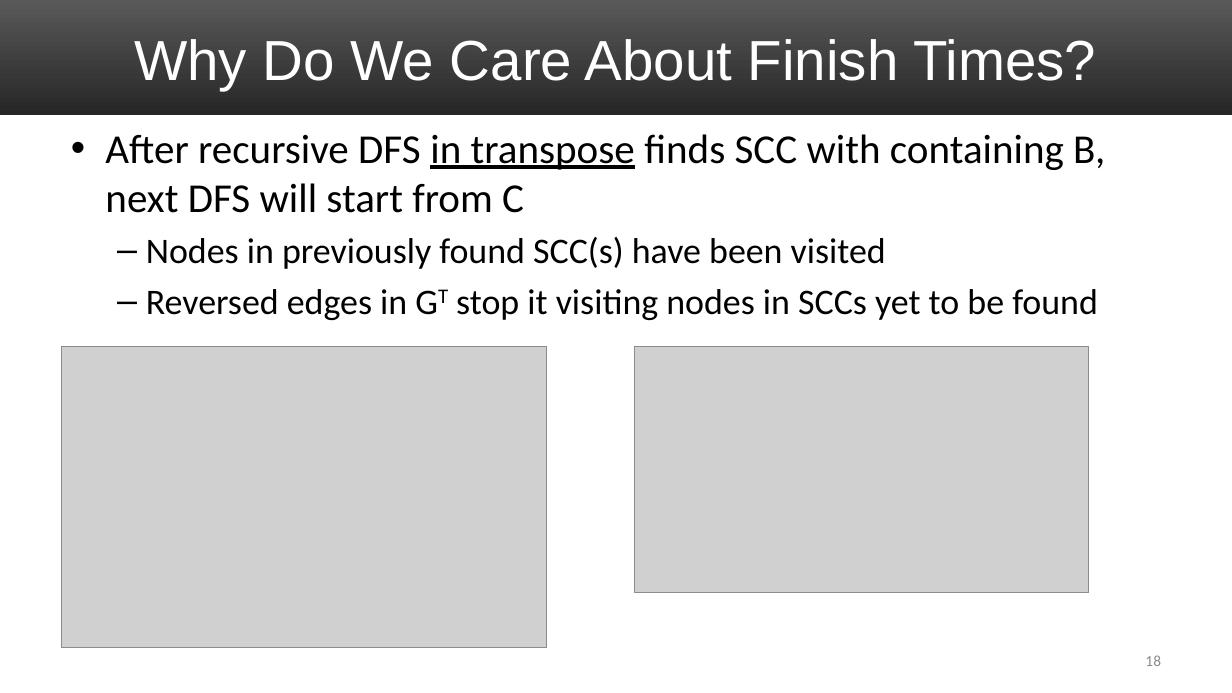
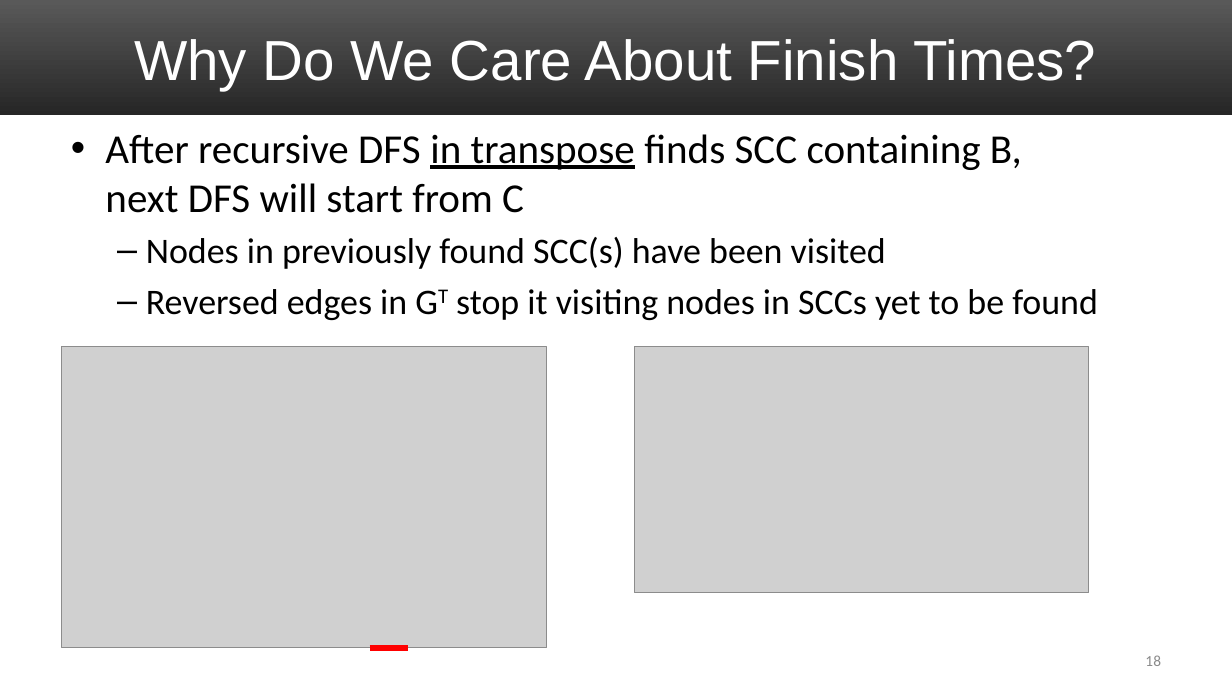
Before and after one commit to uva-cs/cs4102-f21, a slide deck: slide 18 of slides/graphs-topoSort-connComponents.pptx. Drawn at 1232x693 pixels with LibreOffice and Linux fonts; fonts in the diff are those of the drawing; grey boxes stand for pictures. Boxes give left, top, right and bottom in pixels: in the first picture for what was removed or moved away, otherwise in the second. Text is boxed around its words. In the diff, an @@ line names an element or a change of style, - is before the commit and + after.

Commit message:
Fixed typo in 3/15 title slide, added pdf files for slides

```diff
--- a/slides/graphs-topoSort-connComponents.pptx
+++ b/slides/graphs-topoSort-connComponents.pptx
@@ text at <box>105,134,1022,213</box>: text changed @@
-• After recursive DFS in transpose finds SCC with containing B,
-  next DFS will start from C
+• After recursive DFS in transpose finds SCC containing B,
+  next DFS will start from C
@@ line added from (370, 648) to (409, 648), #FF0000 5 pt @@
```
Also in this commit, not shown: 2 other slides changed, 8 other files.
